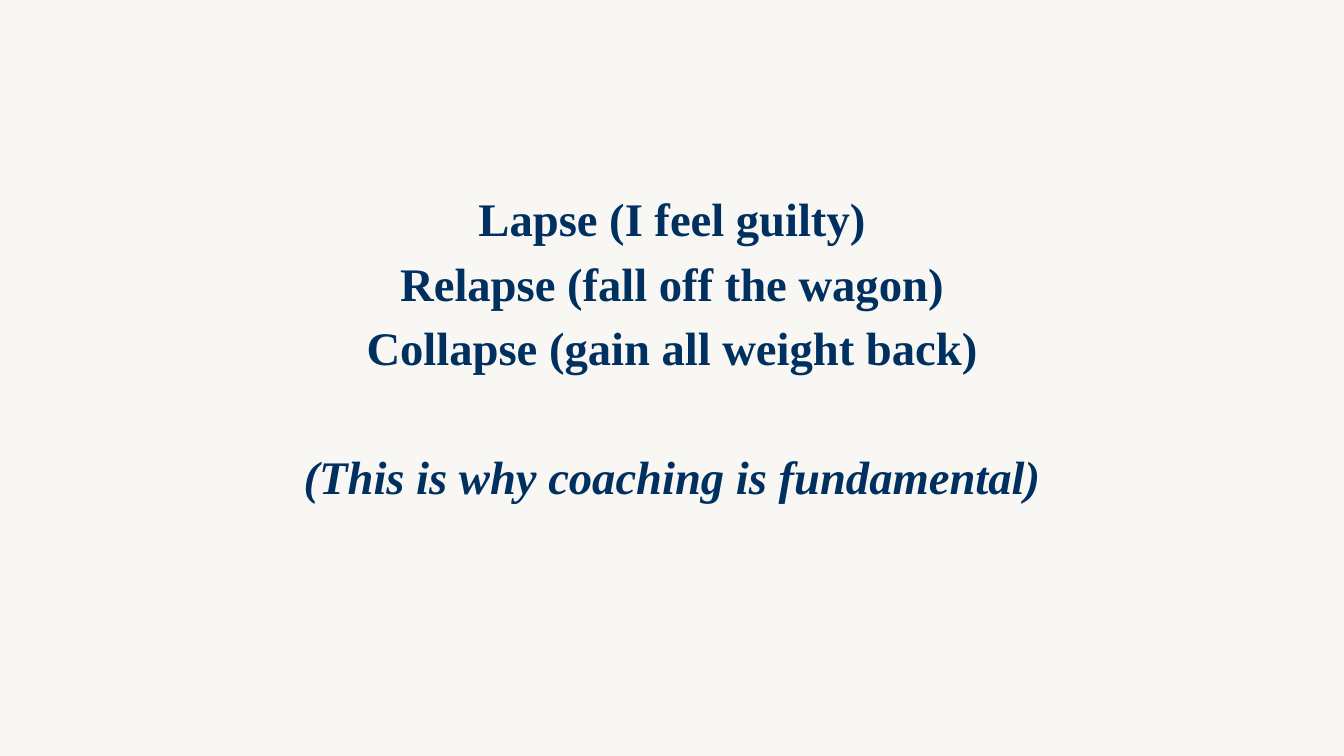
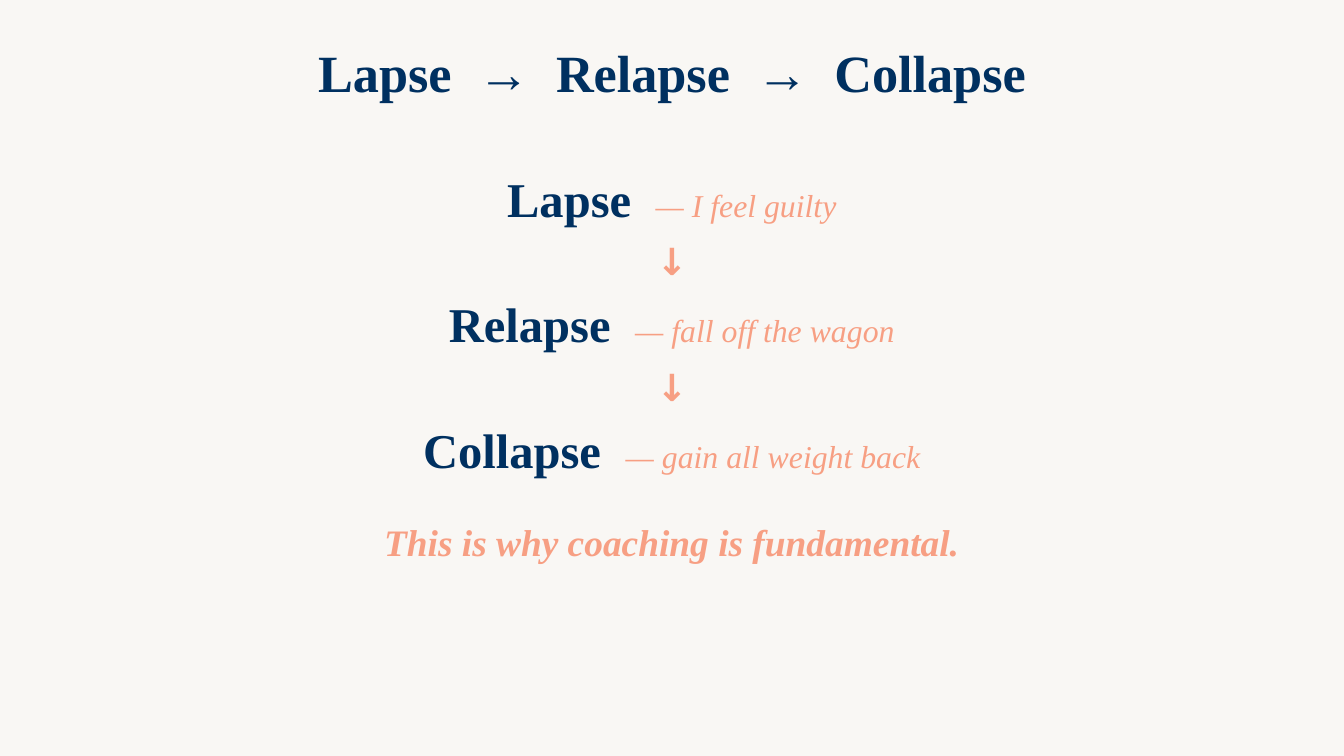
Before and after one commit to WeAreWLA/21-day-reset, a slide deck: slide 36 of decks/Day 5 - Free 5 Day Reset/Day 5 - Free 5 Day Reset.pptx. Drawn at 1344x756 pixels with LibreOffice and Linux fonts; fonts in the diff are those of the drawing. Boxes give left, top, right and bottom in pixels: in the first picture for what was removed or moved away, otherwise in the second. Text is boxed around its words. In the diff, an @@ line names an element or a change of style, - is before the commit and + after.

```diff
--- a/decks/Day 5 - Free 5 Day Reset/Day 5 - Free 5 Day Reset.pptx
+++ b/decks/Day 5 - Free 5 Day Reset/Day 5 - Free 5 Day Reset.pptx
@@ text added at bbox=[318, 55, 1025, 103], 28 pt, text #003060, bold @@
+Lapse → Relapse → Collapse
@@ text "Lapse — I feel guilty" at bbox=[384, 185, 959, 563]: vertical alignment middle to top @@
@@ text at bbox=[384, 185, 959, 563]: text changed; size 25 to 17 pt; text colour #003060 to #F79F83; italic on @@
-Lapse (I feel guilty)
-Relapse (fall off the wagon)
-Collapse (gain all weight back)
-(This is why coaching is fundamental)
+Lapse — I feel guilty
+↓
+Relapse — fall off the wagon
+↓
+Collapse — gain all weight back
+This is why coaching is fundamental.
```
Also in this commit, not shown: 22 other slides changed.
